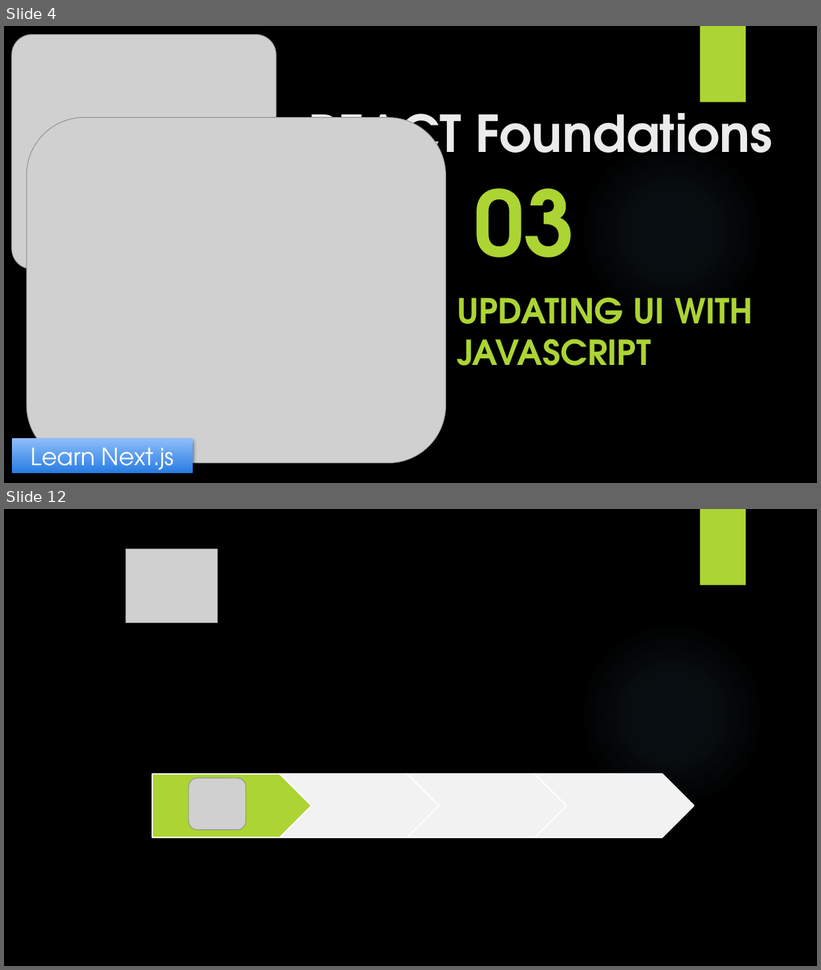
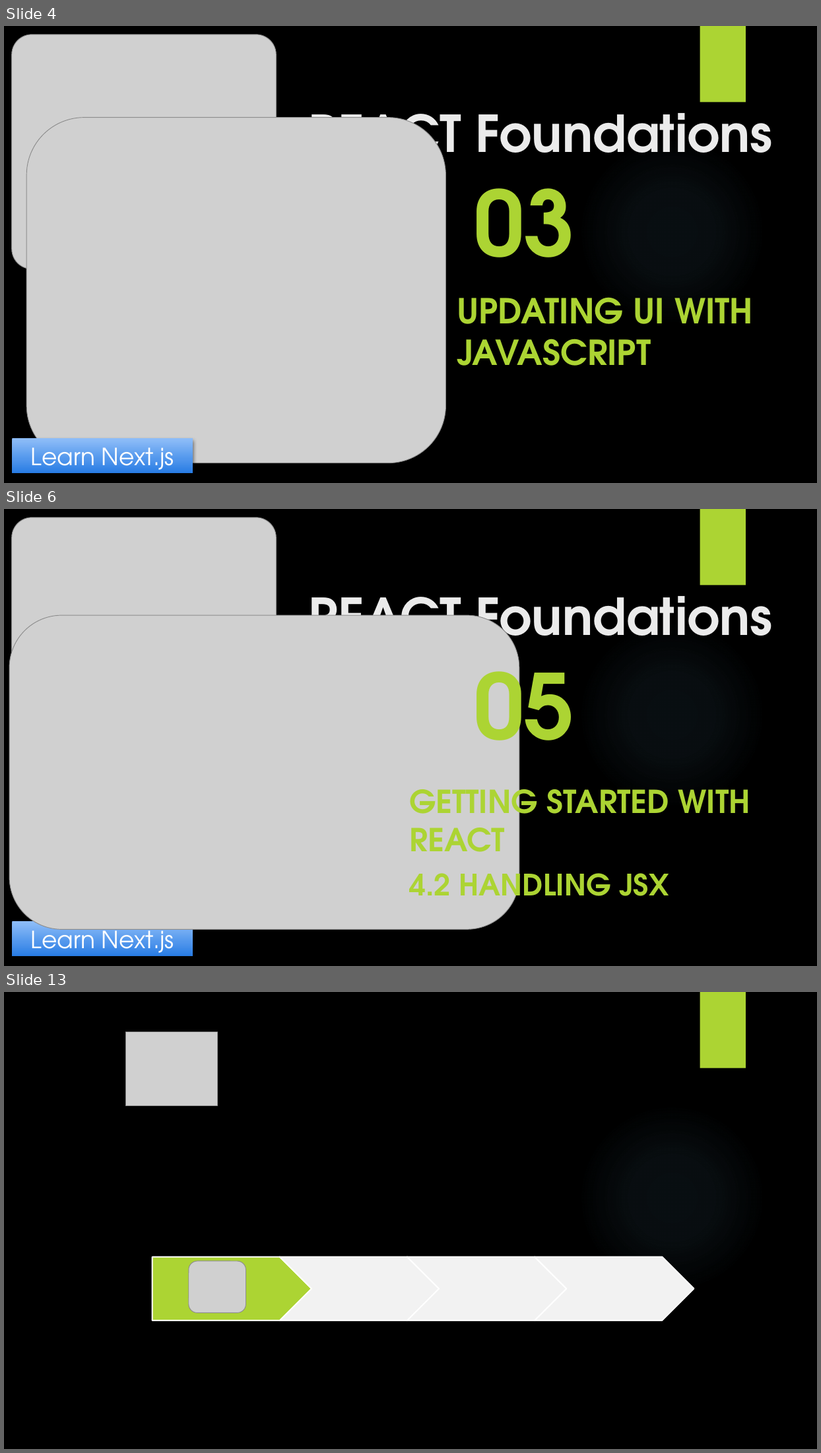
Before and after one commit to yasenstar/learn_javascript, a slide deck: learn_nextjs/1_React-Foundation/React_Foundations.pptx. Shown one above the other, each under a label of ours: slides 4 and 12 before the commit, slides 4, 6 and 13 after it; the slides between them are not shown. The pictures are 821x970 and 821x1453 pixels, drawn with LibreOffice and Linux fonts; fonts in the diff are those of the drawing; grey boxes stand for pictures; background and template pictures are left out. Boxes give left, top, right and bottom in pixels: in the first picture for what was removed or moved away, otherwise in the second. Text is boxed around its words. In the diff, an @@ line names an element or a change of style, - is before the commit and + after.

```diff
--- a/learn_nextjs/1_React-Foundation/React_Foundations.pptx
+++ b/learn_nextjs/1_React-Foundation/React_Foundations.pptx
@@ slide 6 added at [4,509,817,966], background picture (left out); not listed: 2 template elements that a slide beside it also shows @@
@@ picture added at [12,518,277,753] @@
@@ title added at [308,580,773,656], 60 pt, text #EBEBEB, bold @@
+REACT Foundations
@@ picture added at [9,615,519,929] @@
@@ text added at [474,642,575,777], 106.4 pt, text #ACD433, bold @@
+05
@@ subtitle added at [409,779,750,908], 37.4 pt, text #ACD433, bold @@
+GETTING STARTED WITH REACT
+4.2 HANDLING JSX
@@ rectangle added at [12,922,193,956], fill gradient #8FBDF8 to #287DE4, 28 pt, text #FFFFFF @@
+Learn Next.js
@@ what was slide 12 is now slide 13 @@
```
Also in this commit, not shown: 7 slides changed, 2 other files.
